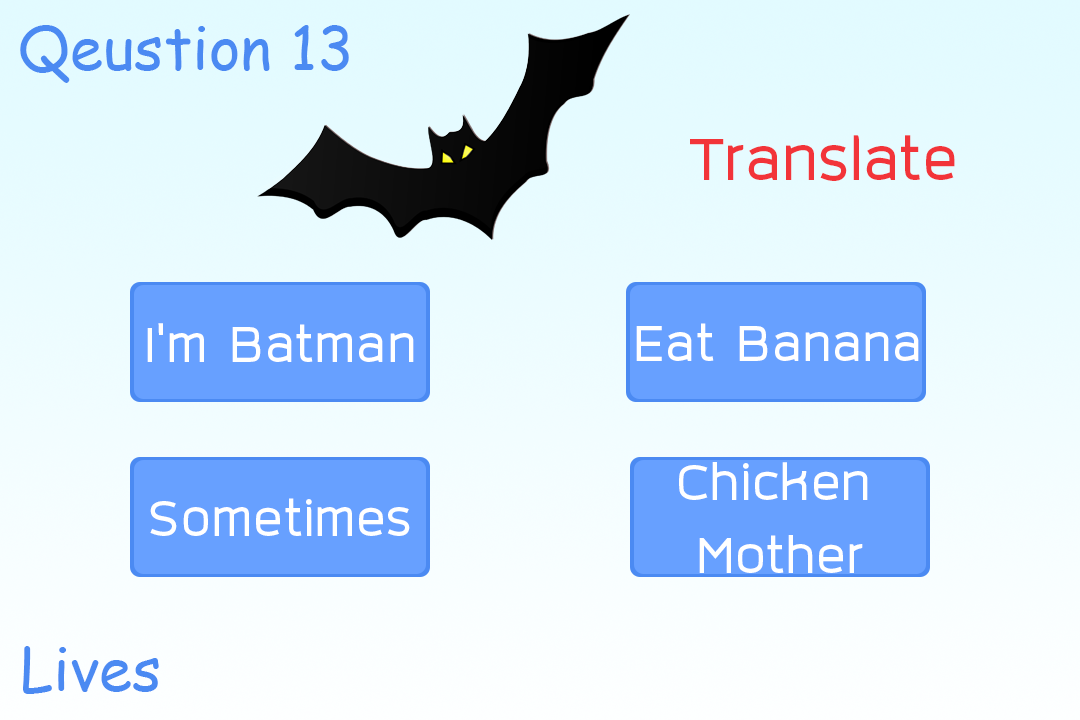
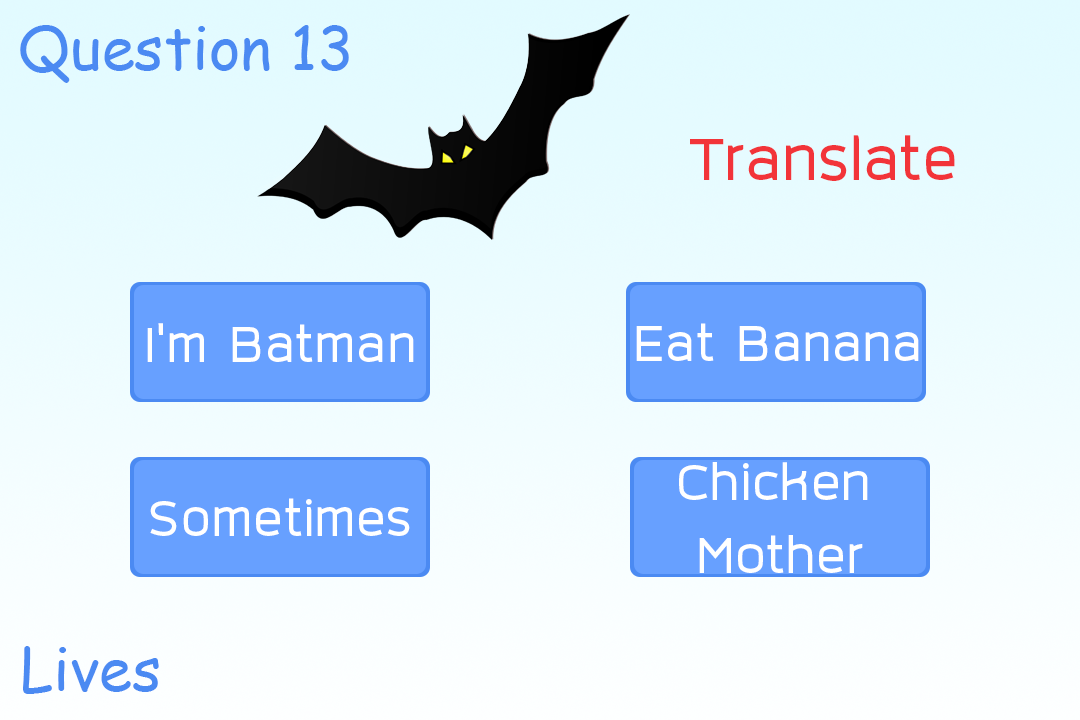
Two versions of the same layered image (w=1080, h=720). Layer-by-layer changes:
renamed "Qeustion 13" to "Question 13", painted on it over [72, 39, 134, 71]
